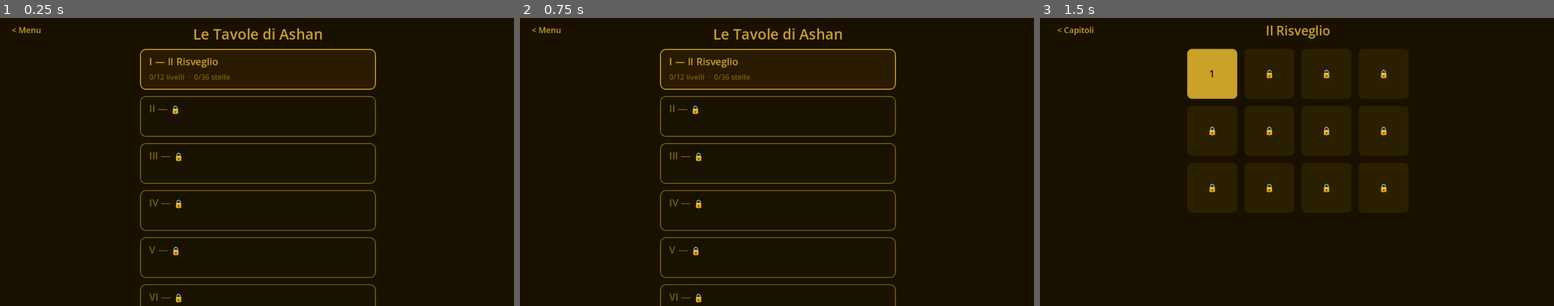
Above: before the commit, frames 1-3 (left to right).
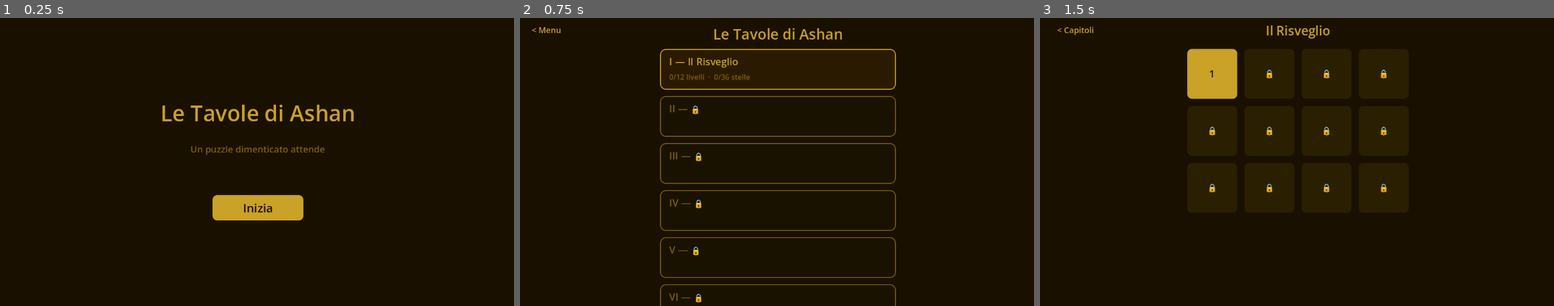
Above: after the commit, the same moments.

Repository: teologoeretico1975/LeTavoleDiAshan
Game: Godot game, scene res://scenes/ui/MainMenu.tscn
Same seed, same stepped clock (60 frames per second), same inputs: the game is played once before the commit and once after it. Before the commit the project starts from res://scenes/ui/ChapterSelect.tscn.
Inputs (mouse positions are in pixels of both pictures, inside the frame that each line leads up to):
- Up to frame 1 (0.25 s): no input
- Up to frame 2 (0.75 s): click (777, 208) at 0.5 s, where only the run after the commit has a clickable "Inizia"
- Up to frame 3 (1.5 s): click (1297, 69) at 1.25 s

The runs differ from the first frame. In frame 1, 6.1% of the frame differs, in the area x 2-74%, y 3-100%; in frame 2, nothing differs; in frame 3, nothing differs.

Commit message:
Fase 8: export Windows completato, aggiunto export_presets.cfg
- Export Windows testato e funzionante (build standalone con PCK incorporato)
- CLAUDE.md aggiornato: Windows ✅, Android come prossimo step
- project.godot: main scene corretta su MainMenu.tscn
- export_presets.cfg: preset Windows Desktop aggiunto al progetto

Co-Authored-By: Claude Sonnet 4.6 <noreply@anthropic.com>

Diff:
--- a/project.godot
+++ b/project.godot
@@ -11,7 +11,7 @@
 [application]
 
 config/name="LeTavoleDiAshan"
-run/main_scene="res://scenes/ui/ChapterSelect.tscn"
+run/main_scene="res://scenes/ui/MainMenu.tscn"
 config/features=PackedStringArray("4.6", "Mobile")
 config/icon="res://icon.svg"
 
Not shown, added: export_presets.cfg
Not shown, added: scripts/ui/MainMenu.gd.uid
Not shown, changed: CLAUDE.md
